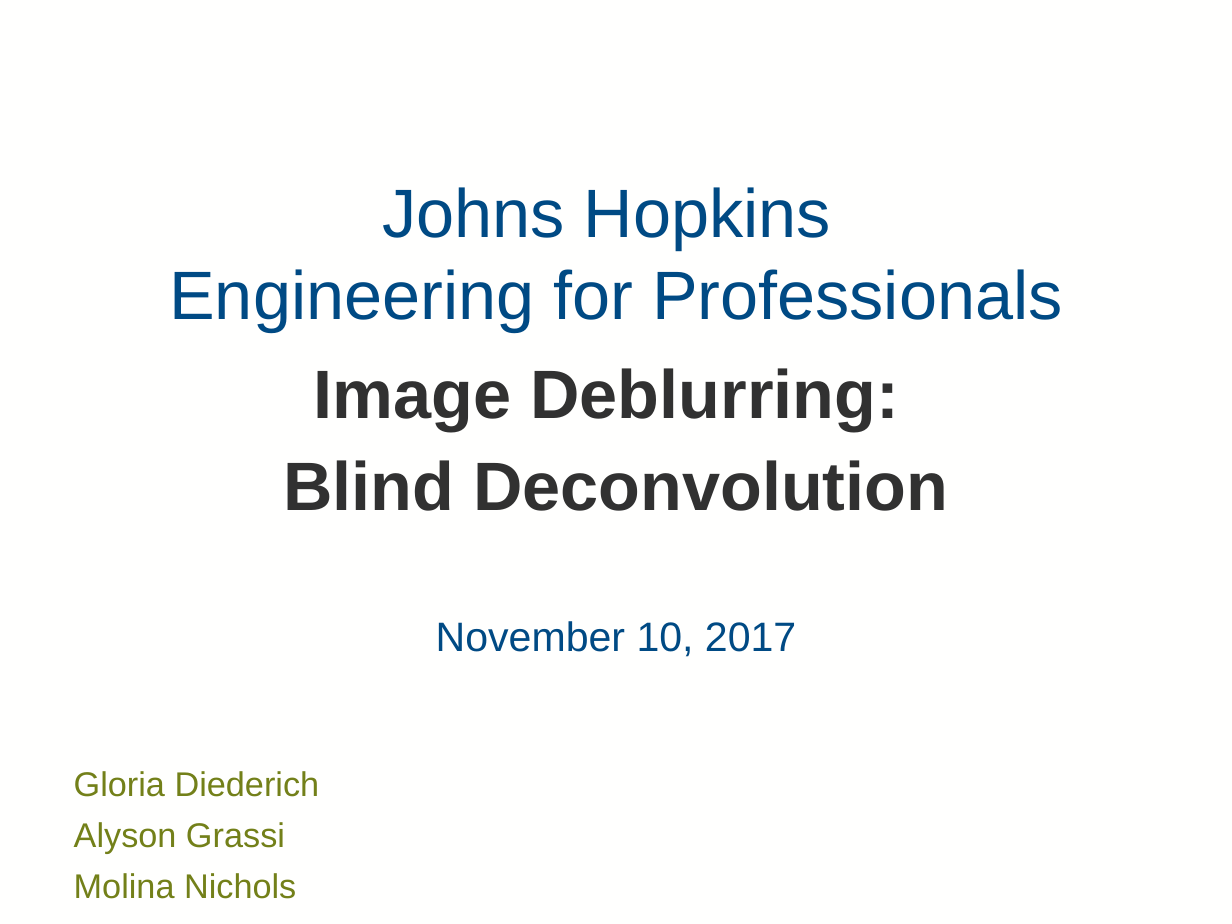
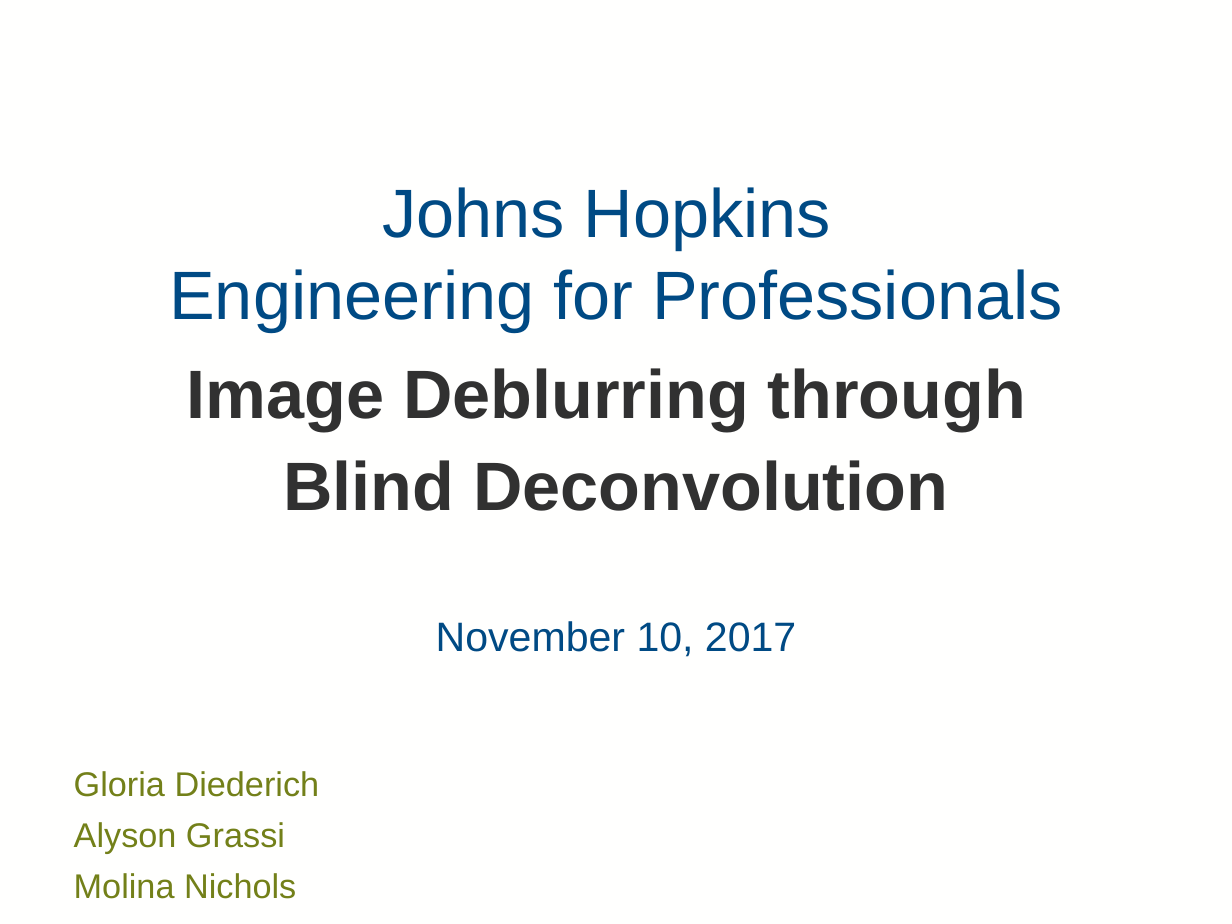
Before and after one commit to mollyn/matrixTheoryProject, a slide deck: slide 1 of Presentation/Diederich_Grassi_Nichols_PPT.pptx. Drawn at 1232x924 pixels with LibreOffice and Linux fonts; fonts in the diff are those of the drawing; background and template pictures are left out. Boxes give left, top, right and bottom in pixels: in the first picture for what was removed or moved away, otherwise in the second. Text is boxed around its words. In the diff, an @@ line names an element or a change of style, - is before the commit and + after.

```diff
--- a/Presentation/Diederich_Grassi_Nichols_PPT.pptx
+++ b/Presentation/Diederich_Grassi_Nichols_PPT.pptx
@@ text at (187,368,1026,430): text changed @@
-Image Deblurring:
+Image Deblurring through
```
Also in this commit, not shown: 5 other slides changed, 5 slides added, 4 slides removed, 3 other files.
